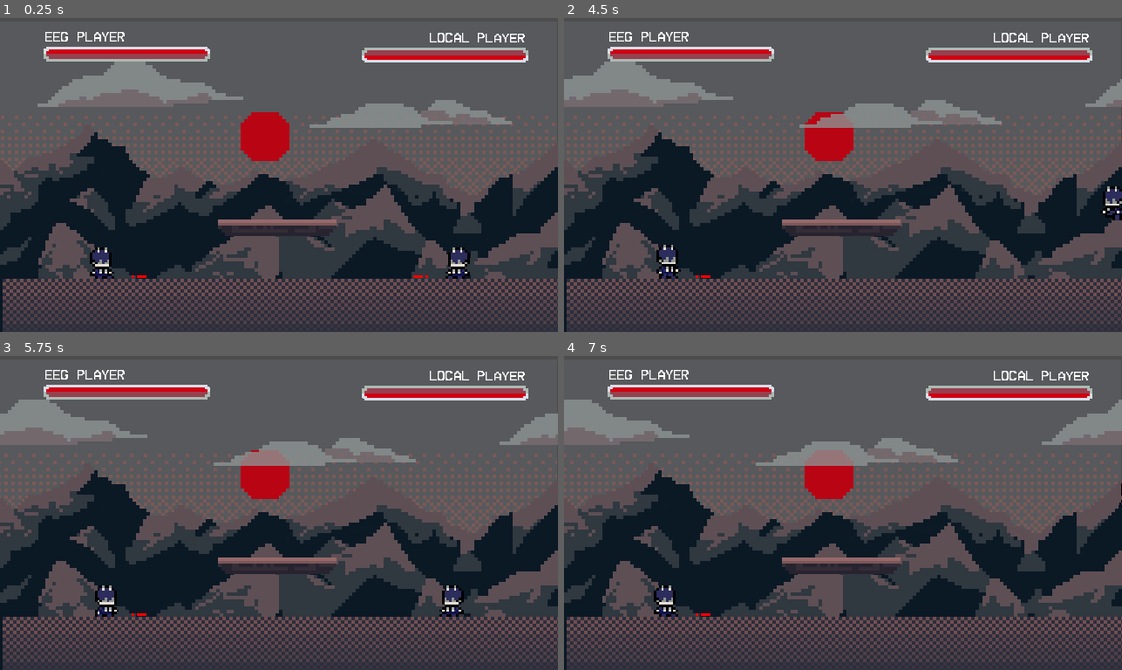
Above: before the commit, frames 1-4 (two rows, left to right).
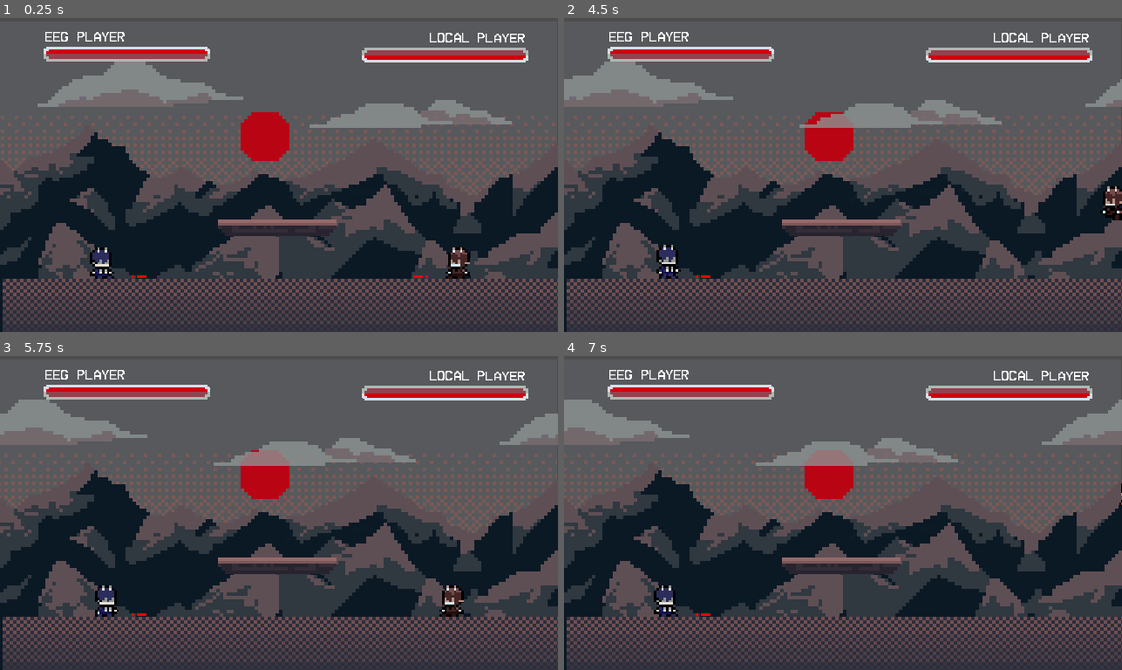
Above: after the commit, the same moments.

Repository: lucasmcclean/project-foxtrot-black-trigger-watchtower-omega
Game: Godot game, scene res://main.tscn
The game is run twice, just before and just after one commit, with the same random seed, the same clock (stepped at 60 frames per second) and the same inputs.
Inputs:
- Up to frame 1 (0.25 s): no input
- Up to frame 2 (4.5 s): hold D (move_right) 0.53-1.28 s; tap E (kick) at 0.6, 2.3, 4.35 s; tap W (jump) at 0.77, 1.07, 1.52, 1.55, 1.82, 2.1, 3.02, 3.32, 3.77, 3.8, 4.07 s; tap Q (punch) at 0.8, 1.35, 3.05 s; hold Insert (move_down) 1.28-2.03 s; hold D (move_right) 2.03-2.78 s; hold Page Up (move_up) 2.78-3.53 s; tap S (crouch) at 2.85 s; hold A (move_left) from 3.53 s (still down); tap Space (flash_step) at 3.6 s
- Up to frame 3 (5.75 s): tap W (jump) at 4.52, 4.82 s; release A (move_left) at 5.03 s; hold Insert (move_down) from 5.03 s (still down); tap Q (punch) at 5.1 s
- Up to frame 4 (7 s): release Insert (move_down) at 5.78 s; hold D (move_right) 5.78-6.53 s; tap E (kick) at 5.85, 6.8 s; tap W (jump) at 6.02, 6.05, 6.32, 6.77 s; hold Page Up (move_up) from 6.53 s (still down); tap Q (punch) at 6.6 s

The runs differ from the first frame. In frame 1, 0.2% of the frame differs, in the area x 80-85%, y 73-84%; in frame 2, 0.2%; in frame 3, 0.2%; in frame 4, less than 0.1%.

Commit message:
feat(player): add hot-swappable sprite sheet

Diff:
--- a/project-foxtrot-black-trigger-watchtower-omega/main.tscn
+++ b/project-foxtrot-black-trigger-watchtower-omega/main.tscn
@@ -15,8 +15,10 @@
 [ext_resource type="FontFile" uid="uid://dwgip1taa2kja" path="res://assets/home-video-font/HomeVideo-BLG6G.ttf" id="10_yaehf"]
 [ext_resource type="Texture2D" uid="uid://5hewunhne21n" path="res://assets/FLOOR .png" id="11_dg77c"]
 [ext_resource type="Texture2D" uid="uid://cc1k6ngqfc64k" path="res://assets/SUN.png" id="13_w48qg"]
+[ext_resource type="Texture2D" uid="uid://vfa71vbs2vu1" path="res://assets/PLAYER 2 SPRITE SHEET 64.png" id="14_cegan"]
 [ext_resource type="Texture2D" uid="uid://b2k2ysa4qy7js" path="res://assets/CLOUDS.png" id="14_w48qg"]
 [ext_resource type="Texture2D" uid="uid://noju6hvxfv07" path="res://assets/PLATFORM.png" id="16_2cqfq"]
+[ext_resource type="Texture2D" uid="uid://b2ja7boe003hu" path="res://assets/PLAYER 1 SPRITE SHEET 64 BIT.png" id="17_82xsv"]
 
 [sub_resource type="ParticleProcessMaterial" id="ParticleProcessMaterial_kek77"]
 lifetime_randomness = 0.32
@@ -162,6 +164,7 @@
 [node name="LocalPlayer" parent="." instance=ExtResource("2_0xm2m")]
 position = Vector2(202, 45.000004)
 input = ExtResource("3_7mycd")
+sprite_sheet = ExtResource("14_cegan")
 
 [node name="Controller" type="Node" parent="LocalPlayer"]
 script = ExtResource("3_1bvp3")
@@ -170,6 +173,7 @@
 position = Vector2(-200, 45)
 facing_right = true
 input = ExtResource("5_272bh")
+sprite_sheet = ExtResource("17_82xsv")
 
 [node name="Controller" type="Node" parent="EEGPlayer"]
 script = ExtResource("4_lquwl")
--- a/project-foxtrot-black-trigger-watchtower-omega/player/player.gd
+++ b/project-foxtrot-black-trigger-watchtower-omega/player/player.gd
@@ -26,6 +26,7 @@
 @export var move_state: State
 @export var facing_right: bool = false
 @export var input: PlayerInput
+@export var sprite_sheet: CompressedTexture2D
 
 @onready var controller: Controller = $Controller
 @onready var body: CollisionShape2D = $CollisionShape2D
@@ -40,6 +41,7 @@
 
 
 func _ready() -> void:
+	sprite.texture = sprite_sheet
 	if not facing_right:
 		sprite.flip_h = true
 		body.scale.x *= -1
--- a/project-foxtrot-black-trigger-watchtower-omega/player/player.tscn
+++ b/project-foxtrot-black-trigger-watchtower-omega/player/player.tscn
@@ -446,15 +446,332 @@
 "values": [Vector2(-1.5999999, 2.8571432), Vector2(-1.4285715, 2.857143), Vector2(-1.4285715, 2.857143)]
 }
 
+[sub_resource type="Animation" id="Animation_8t03j"]
+resource_name = "fall_2"
+tracks/0/type = "value"
+tracks/0/imported = false
+tracks/0/enabled = true
+tracks/0/path = NodePath("Sprite2D:frame")
+tracks/0/interp = 1
+tracks/0/loop_wrap = true
+tracks/0/keys = {
+"times": PackedFloat32Array(0),
+"transitions": PackedFloat32Array(1),
+"update": 1,
+"values": [16]
+}
+tracks/1/type = "value"
+tracks/1/imported = false
+tracks/1/enabled = true
+tracks/1/path = NodePath("Hurtbox/Hurter:position")
+tracks/1/interp = 1
+tracks/1/loop_wrap = true
+tracks/1/keys = {
+"times": PackedFloat32Array(0),
+"transitions": PackedFloat32Array(1),
+"update": 0,
+"values": [Vector2(-2.861023e-06, 3.5714016)]
+}
+tracks/2/type = "value"
+tracks/2/imported = false
+tracks/2/enabled = true
+tracks/2/path = NodePath("CollisionShape2D:position")
+tracks/2/interp = 1
+tracks/2/loop_wrap = true
+tracks/2/keys = {
+"times": PackedFloat32Array(0),
+"transitions": PackedFloat32Array(1),
+"update": 0,
+"values": [Vector2(-1.4285713, 2.8571434)]
+}
+
+[sub_resource type="Animation" id="Animation_2ieo8"]
+resource_name = "idle_2"
+length = 3.0
+tracks/0/type = "value"
+tracks/0/imported = false
+tracks/0/enabled = true
+tracks/0/path = NodePath("Sprite2D:frame")
+tracks/0/interp = 1
+tracks/0/loop_wrap = true
+tracks/0/keys = {
+"times": PackedFloat32Array(0, 1, 2),
+"transitions": PackedFloat32Array(1, 1, 1),
+"update": 1,
+"values": [20, 21, 22]
+}
+tracks/1/type = "value"
+tracks/1/imported = false
+tracks/1/enabled = true
+tracks/1/path = NodePath("Hurtbox/Hurter:position")
+tracks/1/interp = 1
+tracks/1/loop_wrap = true
+tracks/1/keys = {
+"times": PackedFloat32Array(0, 1, 2.03),
+"transitions": PackedFloat32Array(1, 1, 1),
+"update": 0,
+"values": [Vector2(-4.10714, 3.5714154), Vector2(-1.4285715, 4.285715), Vector2(1.3, 3.571)]
+}
+tracks/2/type = "value"
+tracks/2/imported = false
+tracks/2/enabled = true
+tracks/2/path = NodePath("CollisionShape2D:position")
+tracks/2/interp = 1
+tracks/2/loop_wrap = true
+tracks/2/keys = {
+"times": PackedFloat32Array(0, 1, 1.99),
+"transitions": PackedFloat32Array(1, 1, 1),
+"update": 0,
+"values": [Vector2(-4.2857146, 2.8571434), Vector2(-1.4285717, 2.8571434), Vector2(1.4285712, 2.8571434)]
+}
+
+[sub_resource type="Animation" id="Animation_c35mf"]
+resource_name = "jump_2"
+length = 3.0
+tracks/0/type = "value"
+tracks/0/imported = false
+tracks/0/enabled = true
+tracks/0/path = NodePath("Sprite2D:frame")
+tracks/0/interp = 1
+tracks/0/loop_wrap = true
+tracks/0/keys = {
+"times": PackedFloat32Array(0, 1, 2),
+"transitions": PackedFloat32Array(1, 1, 1),
+"update": 1,
+"values": [4, 5, 6]
+}
+tracks/1/type = "value"
+tracks/1/imported = false
+tracks/1/enabled = true
+tracks/1/path = NodePath("CollisionShape2D:position")
+tracks/1/interp = 1
+tracks/1/loop_wrap = true
+tracks/1/keys = {
+"times": PackedFloat32Array(0, 1, 2),
+"transitions": PackedFloat32Array(1, 1, 1),
+"update": 0,
+"values": [Vector2(0, 2.8571434), Vector2(-1.4285712, 2.8571448), Vector2(-1.4285713, -4.285714)]
+}
+tracks/2/type = "value"
+tracks/2/imported = false
+tracks/2/enabled = true
+tracks/2/path = NodePath("Hurtbox/Hurter:position")
+tracks/2/interp = 1
+tracks/2/loop_wrap = true
+tracks/2/keys = {
+"times": PackedFloat32Array(0, 1, 2),
+"transitions": PackedFloat32Array(1, 1, 1),
+"update": 0,
+"values": [Vector2(-5.4282793e-07, 3.5714247), Vector2(-4.7683716e-07, 3.5714211), Vector2(-1.4285713, -6.0714226)]
+}
+
+[sub_resource type="Animation" id="Animation_65viv"]
+resource_name = "kick_2"
+length = 4.0
+tracks/0/type = "value"
+tracks/0/imported = false
+tracks/0/enabled = true
+tracks/0/path = NodePath("Sprite2D:frame")
+tracks/0/interp = 1
+tracks/0/loop_wrap = true
+tracks/0/keys = {
+"times": PackedFloat32Array(0, 1, 2, 3),
+"transitions": PackedFloat32Array(1, 1, 1, 1),
+"update": 1,
+"values": [12, 13, 14, 15]
+}
+tracks/1/type = "value"
+tracks/1/imported = false
+tracks/1/enabled = true
+tracks/1/path = NodePath("Hurtbox/Hurter:position")
+tracks/1/interp = 1
+tracks/1/loop_wrap = true
+tracks/1/keys = {
+"times": PackedFloat32Array(0, 1.01, 1.99, 3.01),
+"transitions": PackedFloat32Array(1, 1, 1, 1),
+"update": 0,
+"values": [Vector2(-1.4285712, 3.7499971), Vector2(-4.2857146, 4.285715), Vector2(-4.2857146, 4.285715), Vector2(4.7683716e-07, 4.2857146)]
+}
+tracks/2/type = "value"
+tracks/2/imported = false
+tracks/2/enabled = true
+tracks/2/path = NodePath("CollisionShape2D:position")
+tracks/2/interp = 1
+tracks/2/loop_wrap = true
+tracks/2/keys = {
+"times": PackedFloat32Array(0, 1.01, 1.99, 3.01),
+"transitions": PackedFloat32Array(1, 1, 1, 1),
+"update": 0,
+"values": [Vector2(-1.4285715, 2.8571432), Vector2(-5.714286, 2.857143), Vector2(-5.714286, 2.857143), Vector2(1.4285715, 2.857143)]
+}
+tracks/3/type = "value"
+tracks/3/imported = false
+tracks/3/enabled = true
+tracks/3/path = NodePath("KickHitbox/Kicker:position")
+tracks/3/interp = 1
+tracks/3/loop_wrap = true
+tracks/3/keys = {
+"times": PackedFloat32Array(3.01),
+"transitions": PackedFloat32Array(1),
+"update": 0,
+"values": [Vector2(33.785713, 21.42857)]
+}
+tracks/4/type = "value"
+tracks/4/imported = false
+tracks/4/enabled = true
+tracks/4/path = NodePath("KickHitbox/Slash:modulate")
+tracks/4/interp = 1
+tracks/4/loop_wrap = true
+tracks/4/keys = {
+"times": PackedFloat32Array(1),
+"transitions": PackedFloat32Array(1),
+"update": 0,
+"values": [Color(1, 1, 1, 0)]
+}
+
+[sub_resource type="Animation" id="Animation_x7c3f"]
+resource_name = "punch_2"
+length = 4.0
+tracks/0/type = "value"
+tracks/0/imported = false
+tracks/0/enabled = true
+tracks/0/path = NodePath("Sprite2D:frame")
+tracks/0/interp = 1
+tracks/0/loop_wrap = true
+tracks/0/keys = {
+"times": PackedFloat32Array(0, 1, 2, 3),
+"transitions": PackedFloat32Array(1, 1, 1, 1),
+"update": 1,
+"values": [8, 9, 10, 11]
+}
+tracks/1/type = "value"
+tracks/1/imported = false
+tracks/1/enabled = true
+tracks/1/path = NodePath("PunchHitbox/Puncher:position")
+tracks/1/interp = 1
+tracks/1/loop_wrap = true
+tracks/1/keys = {
+"times": PackedFloat32Array(0, 1.01, 2.02, 3.02),
+"transitions": PackedFloat32Array(1, 1, 1, 1),
+"update": 0,
+"values": [Vector2(37.143, 8.571), Vector2(37.143, 8.571), Vector2(37.143, 8.571), Vector2(37.14285, 8.571426)]
+}
+tracks/2/type = "value"
+tracks/2/imported = false
+tracks/2/enabled = true
+tracks/2/path = NodePath("PunchHitbox/Slash:position")
+tracks/2/interp = 1
+tracks/2/loop_wrap = true
+tracks/2/keys = {
+"times": PackedFloat32Array(2.21, 3.0333335),
+"transitions": PackedFloat32Array(1, 1),
+"update": 0,
+"values": [Vector2(44.285713, 9.536743e-07), Vector2(48.571434, 9.536743e-07)]
+}
+tracks/3/type = "value"
+tracks/3/imported = false
+tracks/3/enabled = true
+tracks/3/path = NodePath("CollisionShape2D:position")
+tracks/3/interp = 1
+tracks/3/loop_wrap = true
+tracks/3/keys = {
+"times": PackedFloat32Array(0, 1, 2.21),
+"transitions": PackedFloat32Array(1, 1, 1),
+"update": 0,
+"values": [Vector2(-1.4285715, 2.8571432), Vector2(-4.285714, 2.857143), Vector2(-4.285714, 2.857143)]
+}
+tracks/4/type = "value"
+tracks/4/imported = false
+tracks/4/enabled = true
+tracks/4/path = NodePath("Hurtbox/Hurter:position")
+tracks/4/interp = 1
+tracks/4/loop_wrap = true
+tracks/4/keys = {
+"times": PackedFloat32Array(0, 1, 2.21),
+"transitions": PackedFloat32Array(1, 1, 1),
+"update": 0,
+"values": [Vector2(-1.4285712, 3.7499971), Vector2(-2.8571432, 4.285715), Vector2(-2.8571432, 4.285715)]
+}
+tracks/5/type = "value"
+tracks/5/imported = false
+tracks/5/enabled = true
+tracks/5/path = NodePath("PunchHitbox/Slash:frame")
+tracks/5/interp = 1
+tracks/5/loop_wrap = true
+tracks/5/keys = {
+"times": PackedFloat32Array(0, 2.02, 2.63, 2.99, 3.53),
+"transitions": PackedFloat32Array(1, 1, 1, 1, 1),
+"update": 1,
+"values": [0, 0, 1, 2, 3]
+}
+tracks/6/type = "value"
+tracks/6/imported = false
+tracks/6/enabled = true
+tracks/6/path = NodePath("PunchHitbox/Slash:self_modulate")
+tracks/6/interp = 1
+tracks/6/loop_wrap = true
+tracks/6/keys = {
+"times": PackedFloat32Array(1, 2.0666668, 3.64, 4),
+"transitions": PackedFloat32Array(1, 1, 1, 1),
+"update": 0,
+"values": [Color(1, 1, 1, 0), Color(1, 1, 1, 1), Color(1, 1, 1, 1), Color(1, 1, 1, 0)]
+}
+
+[sub_resource type="Animation" id="Animation_bjvpn"]
+resource_name = "walk_2"
+length = 3.0
+tracks/0/type = "value"
+tracks/0/imported = false
+tracks/0/enabled = true
+tracks/0/path = NodePath("Sprite2D:frame")
+tracks/0/interp = 1
+tracks/0/loop_wrap = true
+tracks/0/keys = {
+"times": PackedFloat32Array(0, 1, 2),
+"transitions": PackedFloat32Array(1, 1, 1),
+"update": 1,
+"values": [0, 1, 2]
+}
+tracks/1/type = "value"
+tracks/1/imported = false
+tracks/1/enabled = true
+tracks/1/path = NodePath("Hurtbox/Hurter:position")
+tracks/1/interp = 1
+tracks/1/loop_wrap = true
+tracks/1/keys = {
+"times": PackedFloat32Array(0, 1, 2, 2.01),
+"transitions": PackedFloat32Array(1, 1, 1, 1),
+"update": 0,
+"values": [Vector2(-2.1428566, 3.5714223), Vector2(-1.4285716, 1.4285715), Vector2(-2.1428566, 3.57142), Vector2(0, 3.4374979)]
+}
+tracks/2/type = "value"
+tracks/2/imported = false
+tracks/2/enabled = true
+tracks/2/path = NodePath("CollisionShape2D:position")
+tracks/2/interp = 1
+tracks/2/loop_wrap = true
+tracks/2/keys = {
+"times": PackedFloat32Array(0, 1, 2.01),
+"transitions": PackedFloat32Array(1, 1, 1),
+"update": 0,
+"values": [Vector2(-1.5999999, 2.8571432), Vector2(-1.4285715, 2.857143), Vector2(-1.4285715, 2.857143)]
+}
+
 [sub_resource type="AnimationLibrary" id="AnimationLibrary_c35mf"]
 _data = {
 &"RESET": SubResource("Animation_ebec5"),
 &"fall": SubResource("Animation_32hag"),
+&"fall_2": SubResource("Animation_8t03j"),
 &"idle": SubResource("Animation_e7oew"),
+&"idle_2": SubResource("Animation_2ieo8"),
 &"jump": SubResource("Animation_yllr7"),
+&"jump_2": SubResource("Animation_c35mf"),
 &"kick": SubResource("Animation_wodsf"),
+&"kick_2": SubResource("Animation_65viv"),
 &"punch": SubResource("Animation_kb6p2"),
-&"walk": SubResource("Animation_tqiix")
+&"punch_2": SubResource("Animation_x7c3f"),
+&"walk": SubResource("Animation_tqiix"),
+&"walk_2": SubResource("Animation_bjvpn")
 }
 
 [node name="Player" type="CharacterBody2D" node_paths=PackedStringArray("move_state")]
Not shown: 1 places in project-foxtrot-black-trigger-watchtower-omega/main.tscn that only renumber resources
Not shown: 1 places in project-foxtrot-black-trigger-watchtower-omega/player/player.tscn that only renumber resources
